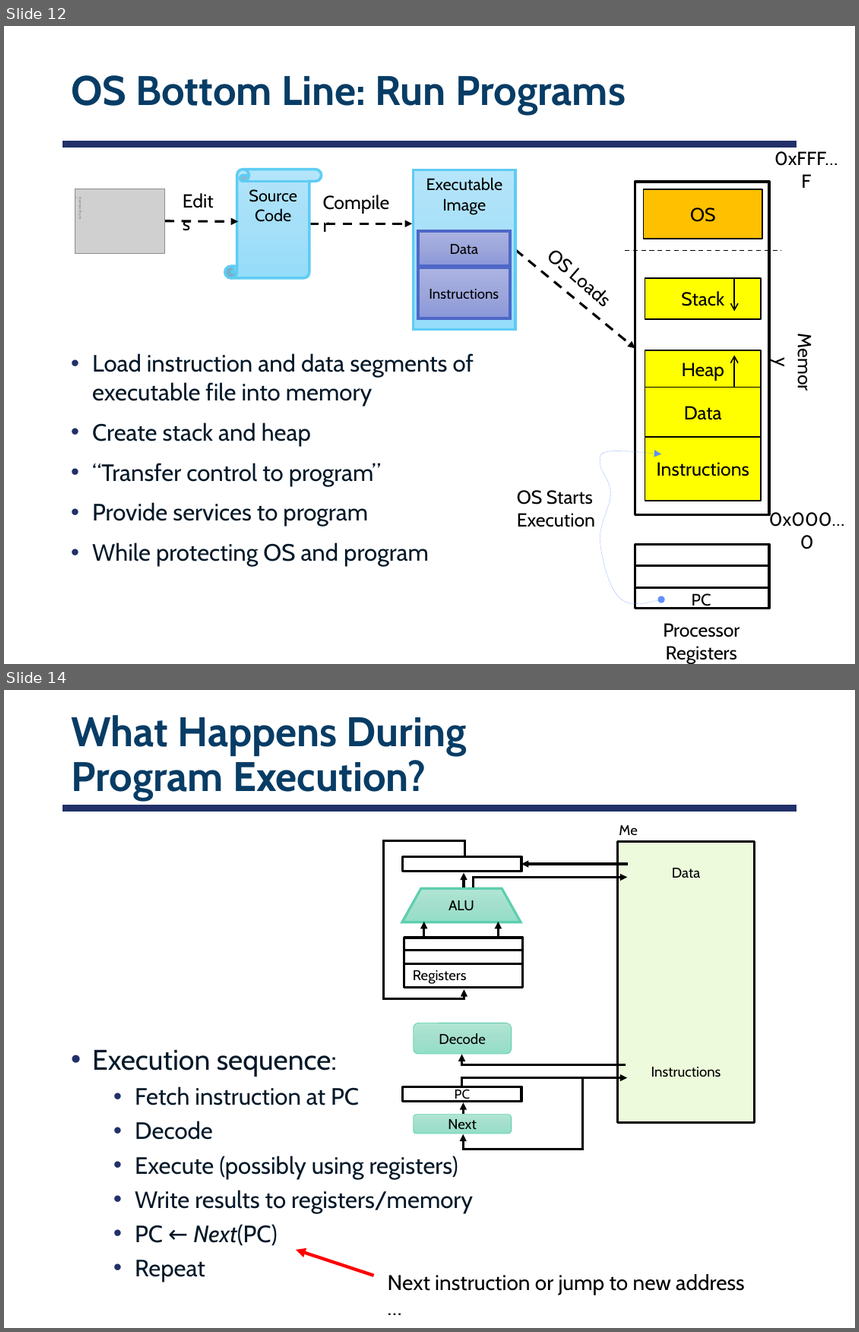
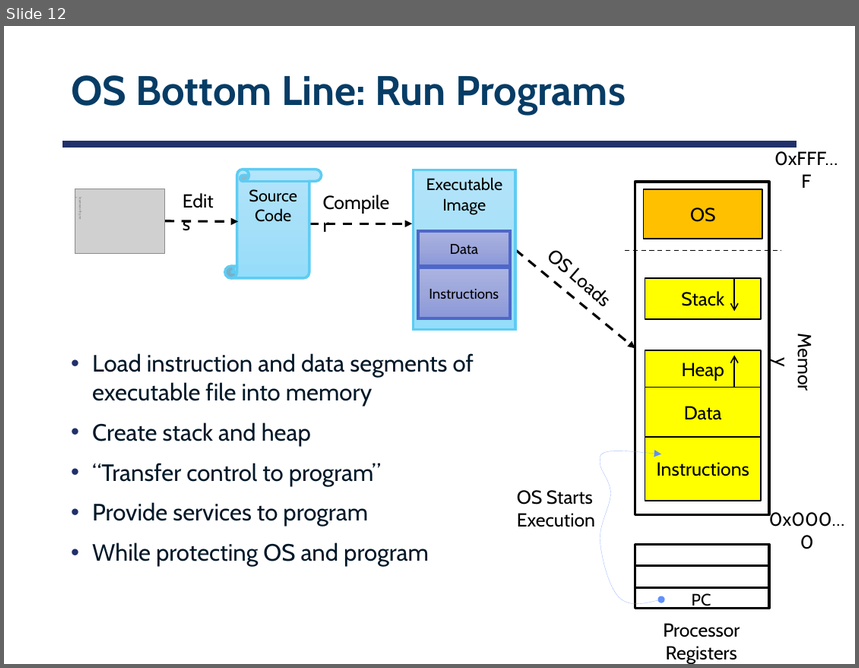
Before and after one commit to smajidzahedi/ECE350, a slide deck: 02-concepts.pptx. Shown one above the other, each under a label of ours: slides 12 and 14 before the commit, slide 12 after it; the slides between them are not shown. The pictures are 859x1332 and 859x668 pixels, drawn with LibreOffice and Linux fonts; fonts in the diff are those of the drawing; grey boxes stand for pictures. Boxes give left, top, right and bottom in pixels: in the first picture for what was removed or moved away, otherwise in the second. Text is boxed around its words. In the diff, an @@ line names an element or a change of style, - is before the commit and + after.

```diff
--- a/02-concepts.pptx
+++ b/02-concepts.pptx
@@ slide 14 removed at <box>4,690,855,1328</box>, background #FFFFFF; not listed: 1 template element that a slide beside it also shows @@
@@ title removed at <box>71,715,467,800</box> @@
-What Happens During
-Program Execution?
@@ text removed at <box>92,1050,473,1282</box> @@
-• Execution sequence:
-  • Fetch instruction at PC
-  • Decode
-  • Execute (possibly using registers)
-  • Write results to registers/memory
-  • PC ← Next(PC)
-  • Repeat
@@ group removed at <box>384,818,755,1150</box>: 5 rectangles, 5 freeform shapes, 5 arrows, 3 texts, 2 rounded rectangles, 1 trapezoid @@
-PC
-Memory
-Instructions
-Data
-Decode
-ALU
-Registers
-Next
@@ arrow removed from (373, 1276) to (296, 1250) @@
@@ text removed at <box>388,1274,745,1295</box> @@
-Next instruction or jump to new address …
```
Also in this commit, not shown: 8 slides changed, 4 other files.
